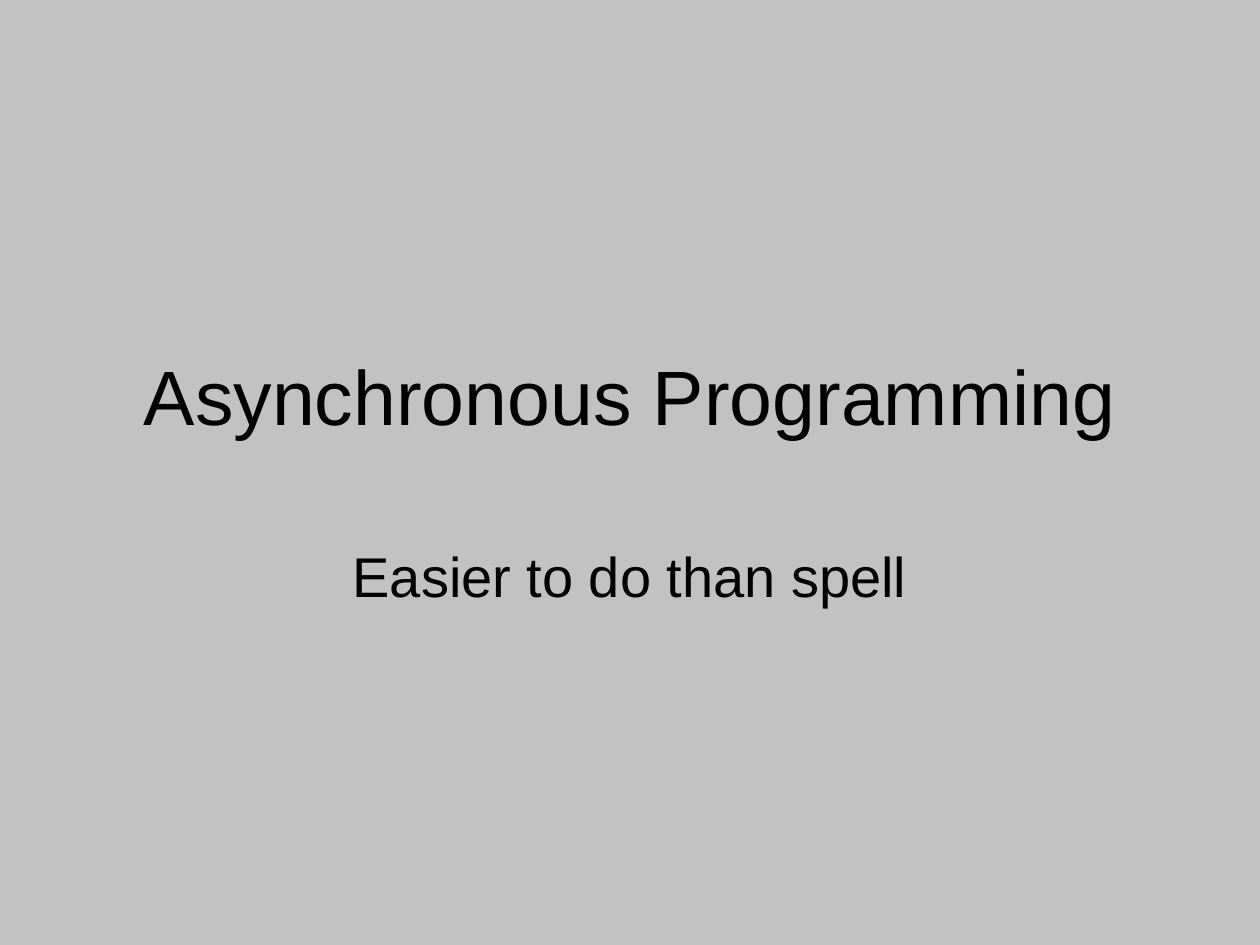
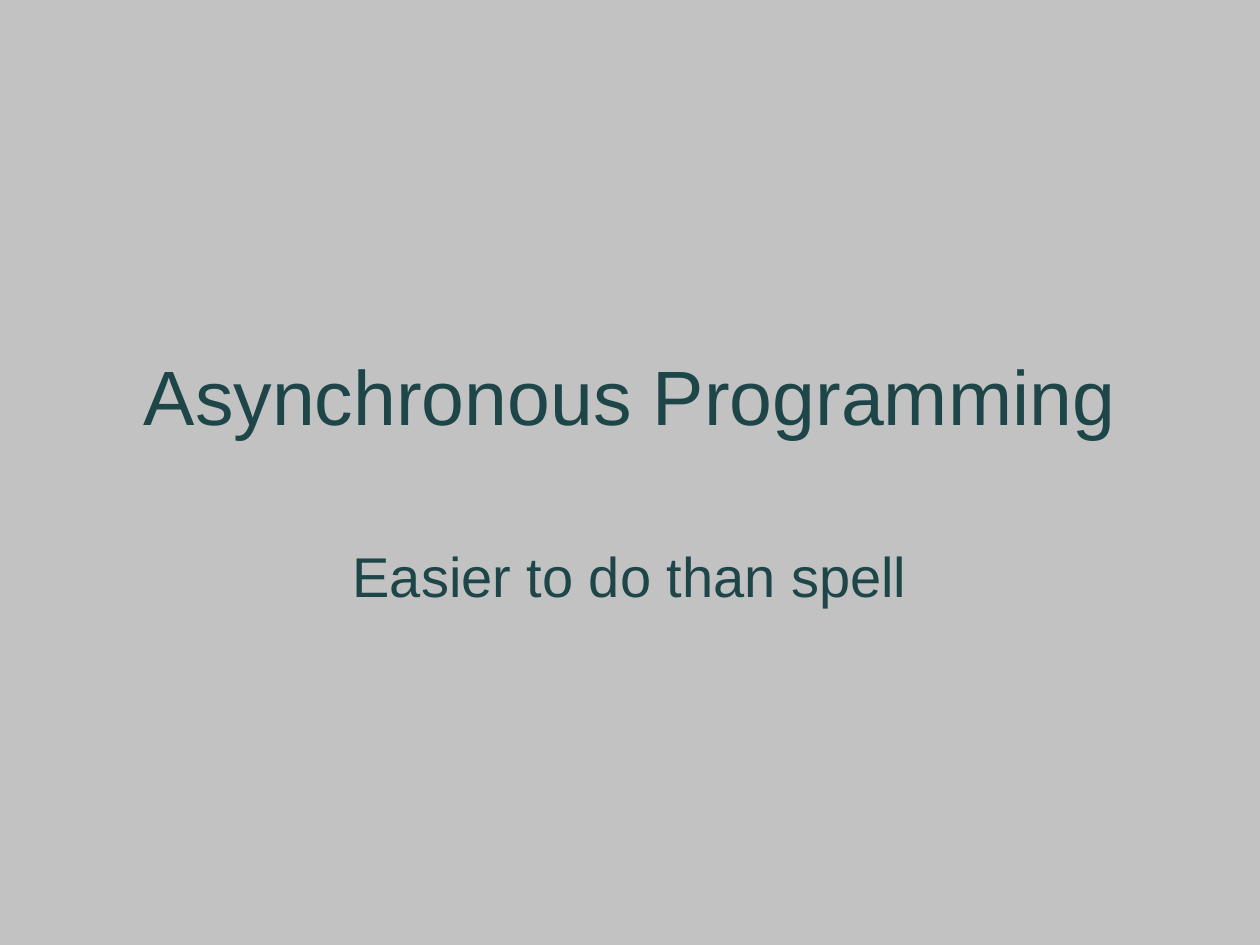
Before and after one commit to cerikpete/asynchdemo, a slide deck: slide 1 of docs/asynch.ppt. Drawn at 1260x945 pixels with LibreOffice and Linux fonts; fonts in the diff are those of the drawing. Boxes give left, top, right and bottom in pixels: in the first picture for what was removed or moved away, otherwise in the second. Text is boxed around its words. In the diff, an @@ line names an element or a change of style, - is before the commit and + after.

```diff
--- a/docs/asynch.ppt
+++ b/docs/asynch.ppt
@@ title "Asynchronous Programming" at <box>144,369,1115,440</box>: text colour #000000 to #1E4649 @@
@@ subtitle "Easier to do than spell" at <box>353,556,906,608</box>: text colour #000000 to #1E4649 @@
```
Also in this commit, not shown: 2 slides added.
